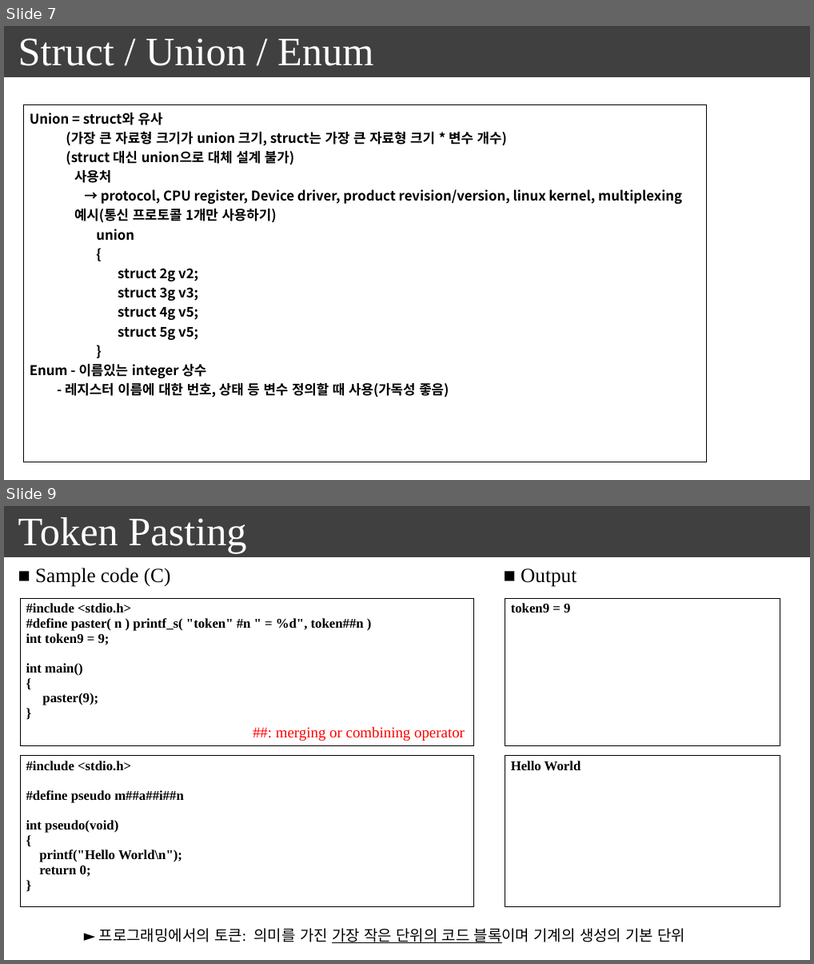
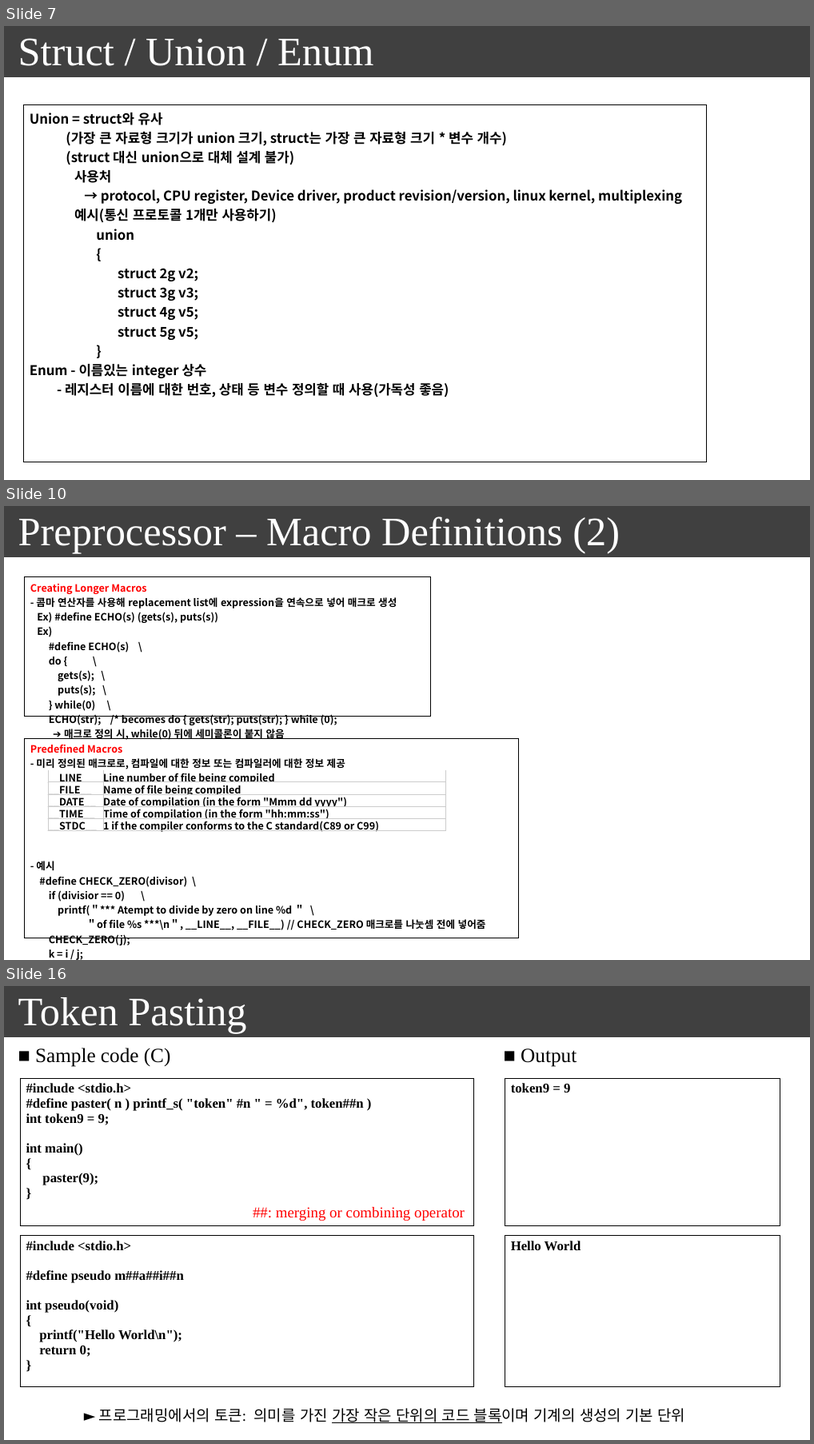
Before and after one commit to seonghokim/Study, a slide deck: everything in c.pptx. Shown one above the other, each under a label of ours: slides 7 and 9 before the commit, slides 7, 10 and 16 after it; the slides between them are not shown. The pictures are 814x964 and 814x1444 pixels, drawn with LibreOffice and Linux fonts; fonts in the diff are those of the drawing. Boxes give left, top, right and bottom in pixels: in the first picture for what was removed or moved away, otherwise in the second. Text is boxed around its words. In the diff, an @@ line names an element or a change of style, - is before the commit and + after.

Commit message:
20231231_to preprocessor

```diff
--- a/everything in c.pptx
+++ b/everything in c.pptx
@@ slide 10 added at [4, 506, 810, 960], background #FFFFFF; not listed: 1 template element that a slide beside it also shows @@
@@ text added at [18, 516, 620, 553], 48 pt, text #FFFFFF @@
+Preprocessor – Macro Definitions (2)
@@ table added at [25, 576, 431, 744], 1 rows, 1 columns @@
+Creating Longer Macros / - 콤마 연산자를 사용해 replacement list에 expression을 연속으로 넣어 매크로 생성 / Ex) #define ECHO(s) (gets(s), puts(s)) / Ex) / #define ECHO(s) \ / do { \ / gets(s); \ / puts(s); \ / } while(0) \ / ECHO(str); /* becomes do { gets(str); puts(str); } while (0); / ➔ 매크로 정의 시, while(0) 뒤에 세미콜론이 붙지 않음
@@ table added at [25, 738, 519, 960], 1 rows, 1 columns @@
+Predefined Macros / - 미리 정의된 매크로로, 컴파일에 대한 정보 또는 컴파일러에 대한 정보 제공 / - 예시 / #define CHECK_ZERO(divisor) \ / if (divisior == 0) \ / printf(＂*** Atempt to divide by zero on line %d ＂ \ / ＂of file %s ***\n＂, __LINE__, __FILE__) // CHECK_ZERO 매크로를 나눗셈 전에 넣어줌 / CHECK_ZERO(j); / k = i / j; / ➔ 결과: *** Attempt to divide by zero on line 9 of file foo.c ***
@@ table added at [48, 770, 446, 835], 5 rows, 2 columns @@
+__LINE__ | Line number of file being compiled
+__FILE__ | Name of file being compiled
+__DATE__ | Date of compilation (in the form "Mmm dd yyyy")
+__TIME__ | Time of compilation (in the form "hh:mm:ss")
+__STDC__ | 1 if the compiler conforms to the C standard(C89 or C99)
@@ what was slide 9 is now slide 16 @@
```
Also in this commit, not shown: 1 slide changed, 6 other slides added.
